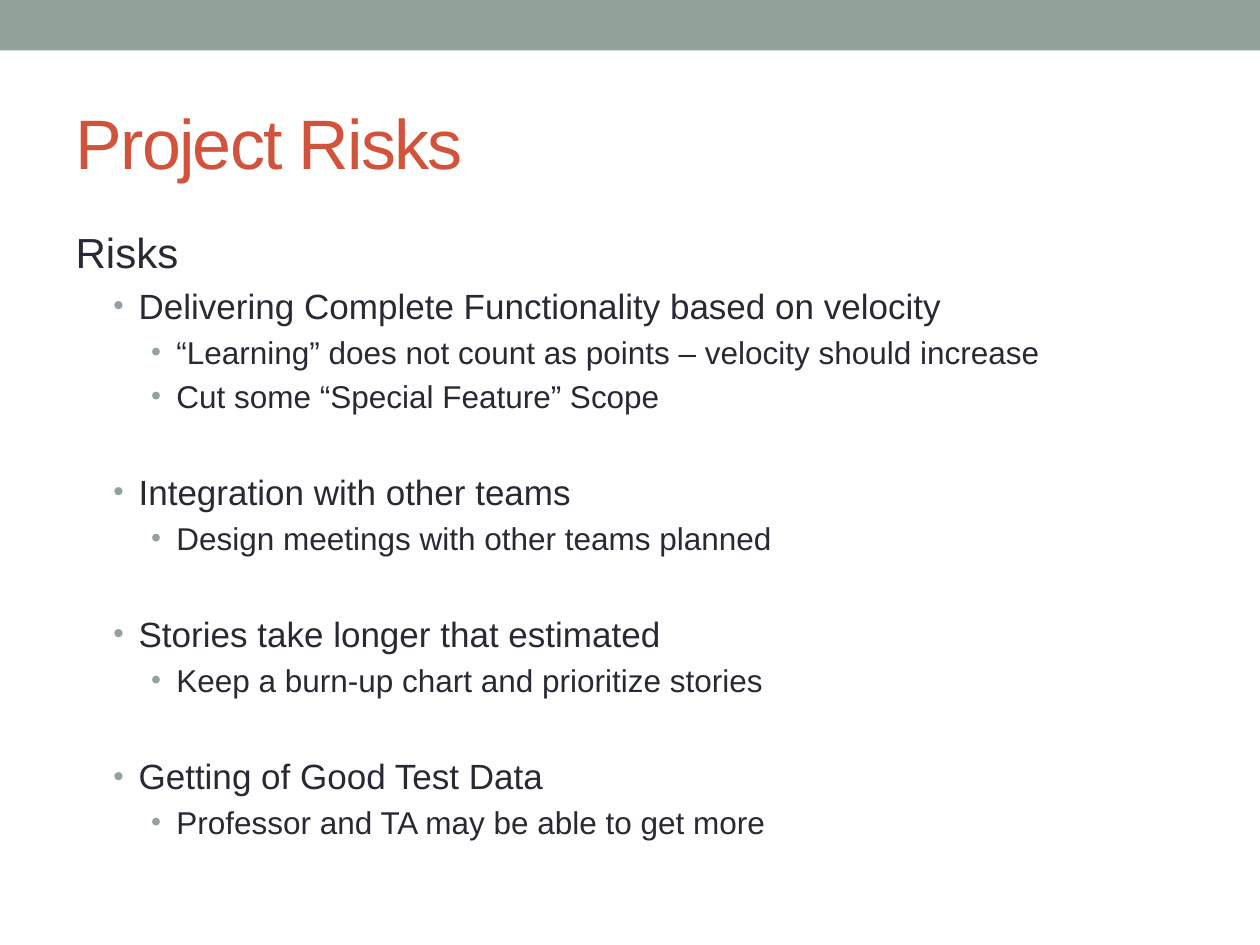
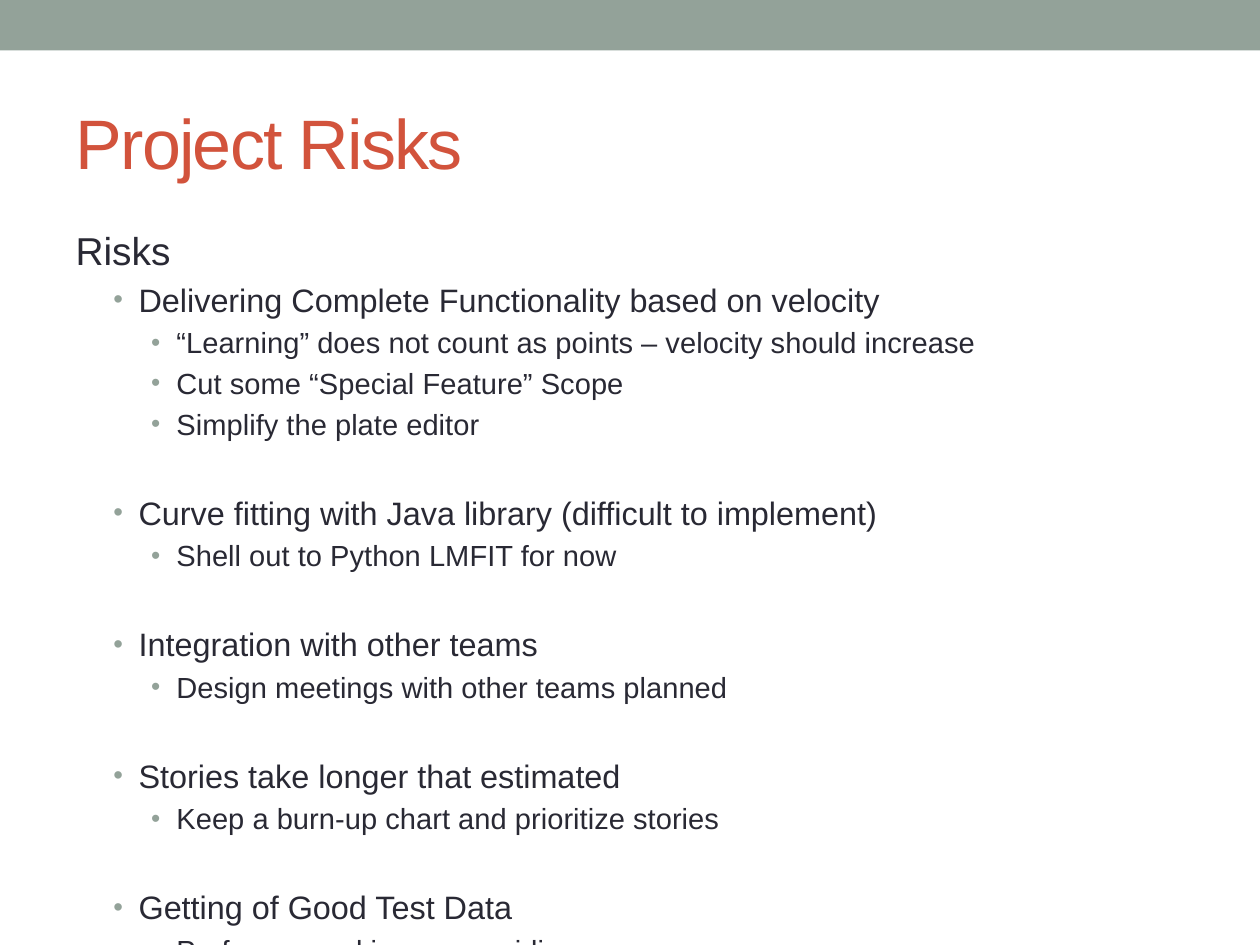
Before and after one commit to massfords/we99, a slide deck: slide 15 of docs/Presentations/WestEastMilestone2Presentation_v1.pptx (slide 12 before the commit). Drawn at 1260x945 pixels with LibreOffice and Linux fonts; fonts in the diff are those of the drawing. Boxes give left, top, right and bottom in pixels: in the first picture for what was removed or moved away, otherwise in the second. Text is boxed around its words. In the diff, an @@ line names an element or a change of style, - is before the commit and + after.

```diff
--- a/docs/Presentations/WestEastMilestone2Presentation_v1.pptx
+++ b/docs/Presentations/WestEastMilestone2Presentation_v1.pptx
@@ text at box(76, 237, 975, 925): size 24 to 22.2 pt in "Risks"; size 20 to 18.5 pt in "Delivering Complete Functionality based on velocity", "Integration with other teams", "Stories take longer that estimated", "Getting of Good Test Data"; size 18 to 16.6 pt in "“Learning” does not count as points – ...", "Cut some “Special Feature” Scope", "Design meetings with other teams planned", "Keep a burn-up chart and prioritize stories" @@
@@ text at box(139, 414, 877, 571): paragraphs added @@
+    • Simplify the plate editor
+  • Curve fitting with Java library (difficult to implement)
+    • Shell out to Python LMFIT for now
@@ text at box(176, 811, 765, 840): text changed; size 18 to 16.6 pt @@
-    • Professor and TA may be able to get more
+    • Professor working on providing
```
Also in this commit, not shown: 3 other slides changed, 5 slides added, 2 slides removed.
